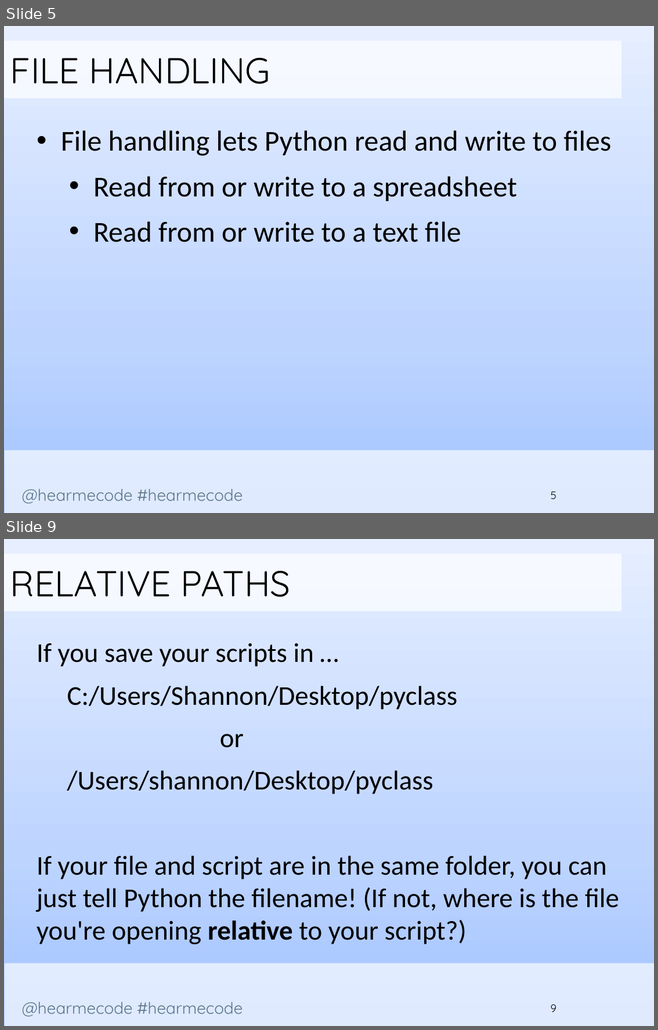
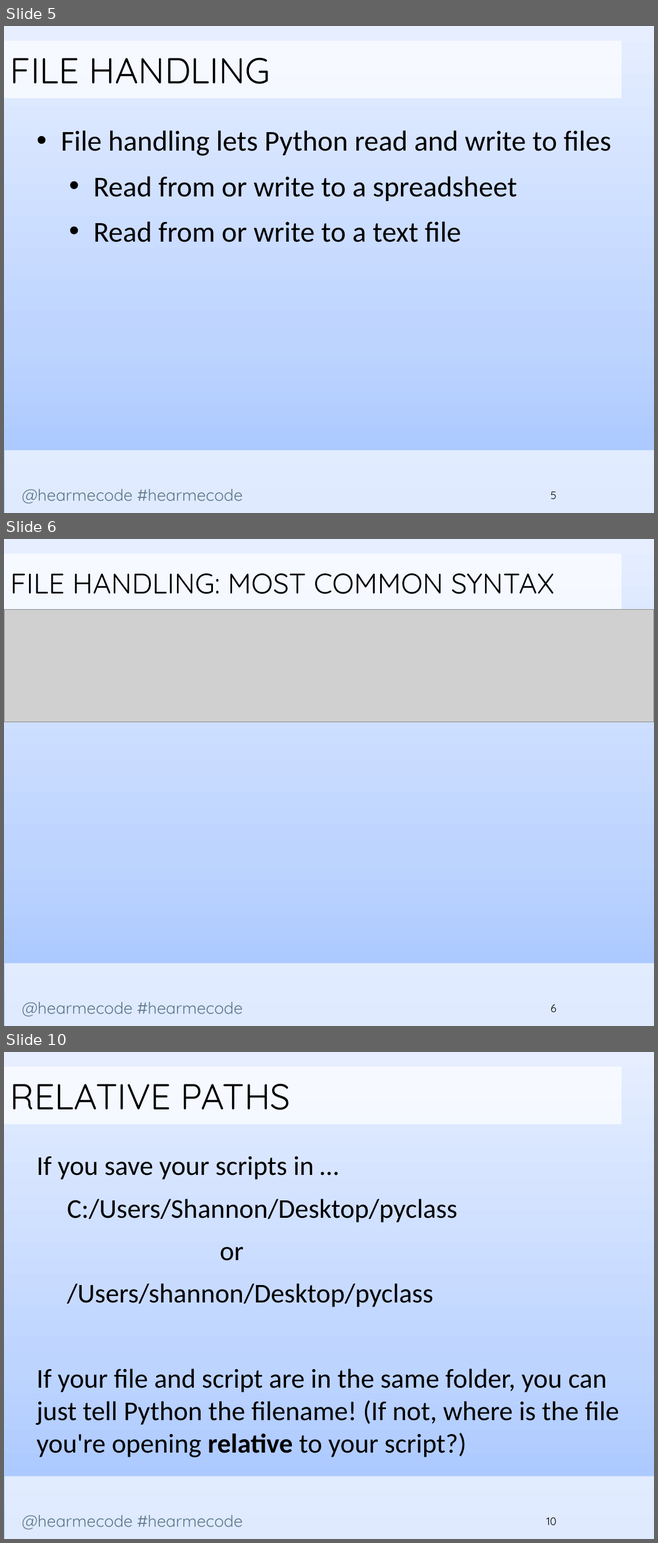
Before and after one commit to codelikeagirlcny/python-lessons-cny, a slide deck: slides/Lesson 3/Hear Me Code - File Handling and Dictionaries.pptx. Shown one above the other, each under a label of ours: slides 5 and 9 before the commit, slides 5, 6 and 10 after it; the slides between them are not shown. The pictures are 658x1030 and 658x1543 pixels, drawn with LibreOffice and Linux fonts; fonts in the diff are those of the drawing; grey boxes stand for pictures; background and template pictures are left out. Boxes give left, top, right and bottom in pixels: in the first picture for what was removed or moved away, otherwise in the second. Text is boxed around its words. In the diff, an @@ line names an element or a change of style, - is before the commit and + after.

```diff
--- a/slides/Lesson 3/Hear Me Code - File Handling and Dictionaries.pptx
+++ b/slides/Lesson 3/Hear Me Code - File Handling and Dictionaries.pptx
@@ slide 6 added at [4, 539, 654, 1026], background gradient #A2C3FF to #BDD4FF to #E6EEFF; not listed: 2 template elements that a slide beside it also shows @@
@@ rectangle added at [4, 554, 621, 611], fill #FFFFFF at 70% opacity, 31.4 pt, text #000000 @@
+FILE HANDLING: MOST COMMON SYNTAX
@@ picture added at [4, 609, 654, 722] @@
@@ page number added at [550, 1004, 556, 1012], 12 pt, text #000000 @@
+6
@@ what was slide 9 is now slide 10 @@
@@ page number at [546, 1517, 556, 1525]: text changed @@
-9
+10
```
Also in this commit, not shown: 24 slides changed, 1 other file.
